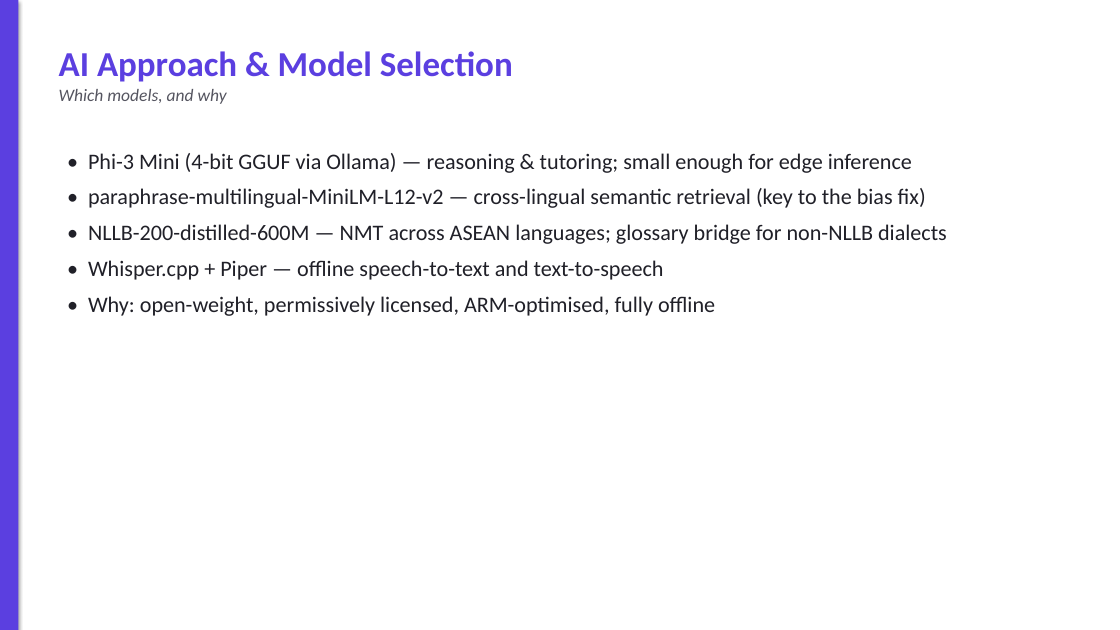
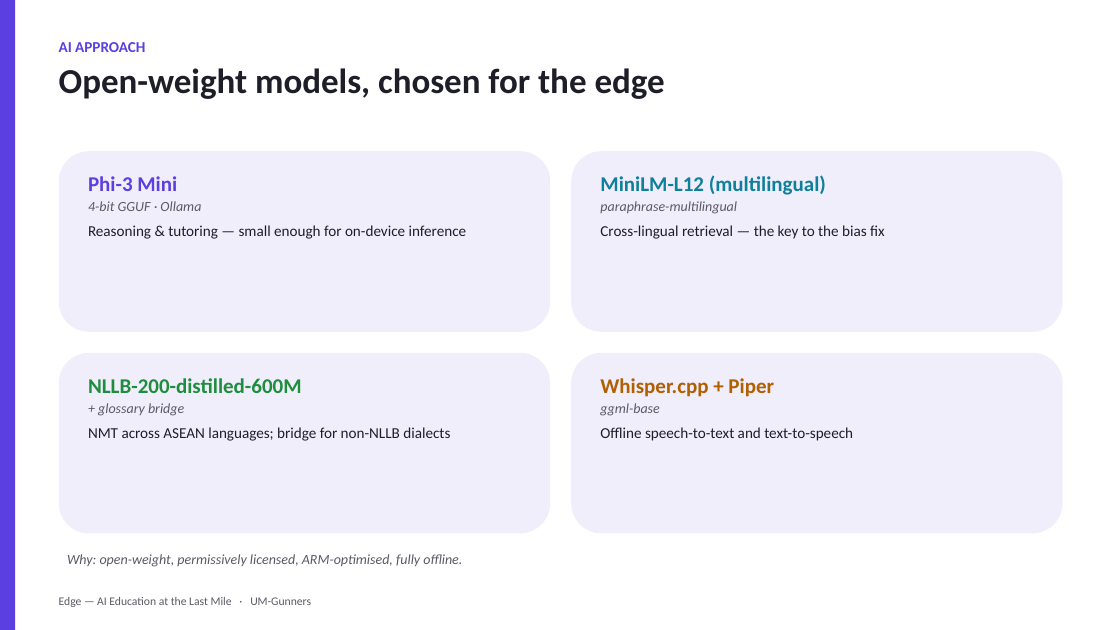
Before and after one commit to fciacia/EduNode, a slide deck: slide 6 of docs/AI for Education_University of Malaya_UM-Gunners_PitchDeck.pptx. Drawn at 1120x630 pixels with LibreOffice and Linux fonts; fonts in the diff are those of the drawing. Boxes give left, top, right and bottom in pixels: in the first picture for what was removed or moved away, otherwise in the second. Text is boxed around its words. In the diff, an @@ line names an element or a change of style, - is before the commit and + after.

Commit message:
docs: upgrade pitch deck — charts, architecture diagram, stat cards, screenshot
Rebuilds the deck visually: before/after language-bias chart, RAG-quality chart,
a 4-agent architecture diagram, problem->fix rows, big stat callouts, two-column
comparison, scalability roadmap, and a real grounded-answer product screenshot
(Verified badge + citations + diagram). Metrics remain the real measured values.

```diff
--- a/docs/AI for Education_University of Malaya_UM-Gunners_PitchDeck.pptx
+++ b/docs/AI for Education_University of Malaya_UM-Gunners_PitchDeck.pptx
@@ rectangle at [0,0,15,630]: shadow off @@
@@ text at [59,42,665,99]: text changed; text colour #5B3FE0 to #1E1E28 @@
-AI Approach & Model Selection
-Which models, and why
+AI APPROACH
+Open-weight models, chosen for the edge
@@ rounded rectangle added at [59,151,550,332], fill #F1EEFC @@
@@ text removed at [88,153,947,316] @@
-• Phi-3 Mini (4-bit GGUF via Ollama) — reasoning & tutoring; small enough for edge inference
-• paraphrase-multilingual-MiniLM-L12-v2 — cross-lingual semantic retrieval (key to the bias fix)
-• NLLB-200-distilled-600M — NMT across ASEAN languages; glossary bridge for non-NLLB dialects
-• Whisper.cpp + Piper — offline speech-to-text and text-to-speech
-• Why: open-weight, permissively licensed, ARM-optimised, fully offline
@@ text added at [88,176,467,239], 13 pt, text #1E1E28 @@
+Phi-3 Mini
+4-bit GGUF · Ollama
+Reasoning & tutoring — small enough for on-device inference
@@ rounded rectangle added at [571,151,1063,332], fill #F1EEFC @@
@@ text added at [600,175,885,239], 13 pt, text #1E1E28 @@
+MiniLM-L12 (multilingual)
+paraphrase-multilingual
+Cross-lingual retrieval — the key to the bias fix
@@ rounded rectangle added at [59,353,550,534], fill #F1EEFC @@
@@ rounded rectangle added at [571,353,1063,534], fill #F1EEFC @@
@@ text added at [88,378,450,441], 13 pt, text #1E1E28 @@
+NLLB-200-distilled-600M
++ glossary bridge
+NMT across ASEAN languages; bridge for non-NLLB dialects
@@ text added at [600,378,853,441], 13 pt, text #1E1E28 @@
+Whisper.cpp + Piper
+ggml-base
+Offline speech-to-text and text-to-speech
@@ text added at [67,554,462,567], 12 pt, text #5A5A66, italic @@
+Why: open-weight, permissively licensed, ARM-optimised, fully offline.
@@ text added at [59,597,311,607], 10 pt, text #5A5A66 @@
+Edge — AI Education at the Last Mile · UM-Gunners
```
Also in this commit, not shown: 11 other slides changed, 3 slides added, 3 slides removed, 3 other files.
